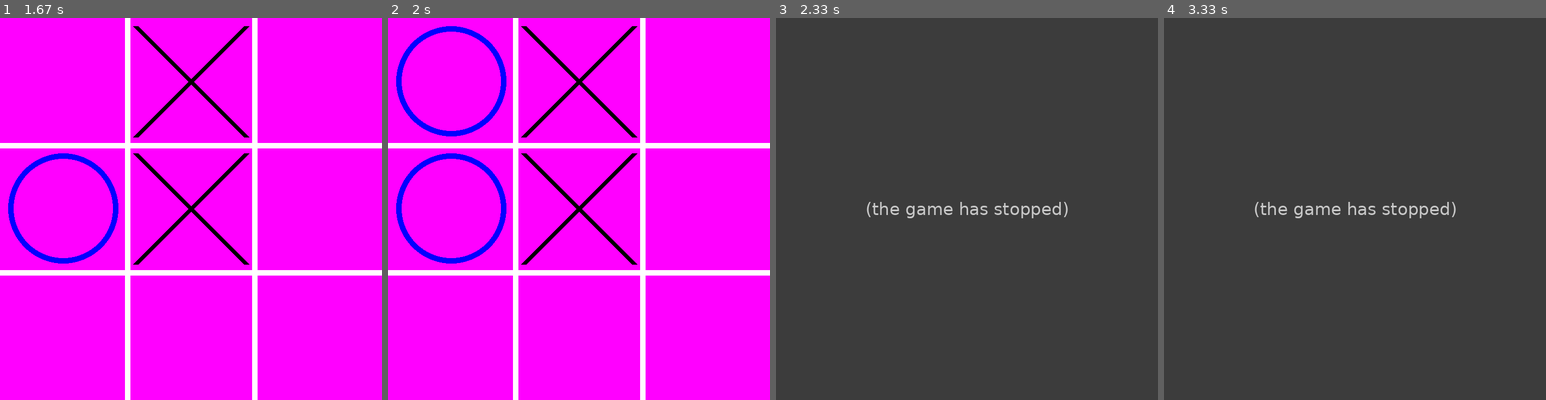
Above: before the commit, frames 1-4 (left to right).
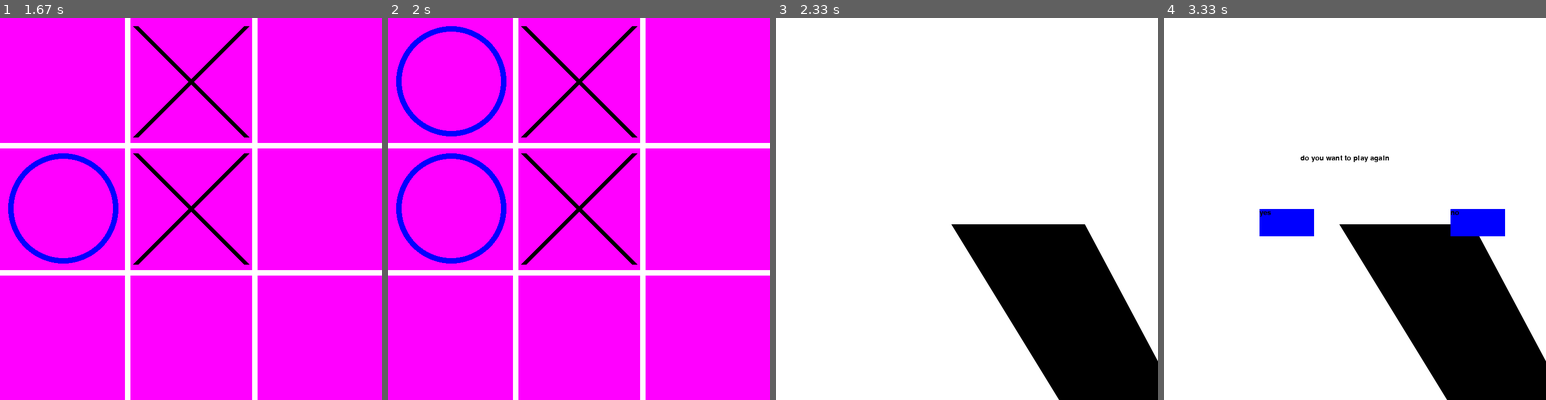
Above: after the commit, the same moments.

Repository: FernandoGupta/Morning-Game-design
Game: pygame game, started from pygamefiles/tictactow.py
Same seed, same stepped clock (60 frames per second), same inputs: the game is played once before the commit and once after it.
Inputs (mouse positions are in pixels of both pictures, inside the frame that each line leads up to):
- Up to frame 1 (1.67 s): click (191, 209) at 0.43 s; click (99, 212) at 0.8 s; click (248, 75) at 1.2 s; click (99, 132) at 1.6 s
- Up to frame 2 (2 s): move the mouse to (559, 308) at 1.9 s
- Up to frame 3 (2.33 s): click (947, 308) at 2.03 s
- Up to frame 4 (3.33 s): click (1431, 178) at 2.83 s

Frames 1-2 are identical in both runs. In frame 3, 100% of the frame differs, in the area x 0-100%, y 0-100%; in frame 4, 100%.
Error before the commit: UnboundLocalError: cannot access local variable 'Xscore' where it is not associated with a v...; the game stopped at 2.1 s (later frames are placeholders)

Commit message:
menuchange

Diff:
--- a/pygamefiles/tictactow.py
+++ b/pygamefiles/tictactow.py
@@ -674,17 +674,17 @@
         xValue +=1
     pygame.display.update()
 def checkWinner():
-    global gameOver, winner
+    global gameOver, winner ,xScore, oScore
     x_pos=0
     for x in markers:
         #check COL
         if sum(x)==3:
             winner=1
-            Xscore+=1
+            xScore+=1
             gameOver=True
         if sum(x)==-3:
             winner=-1
-            Oscore+=1
+            oScore+=1
             gameOver=True
         if markers[0][x_pos] + markers[1][x_pos] +markers[2][x_pos]==3:
             winner=1
